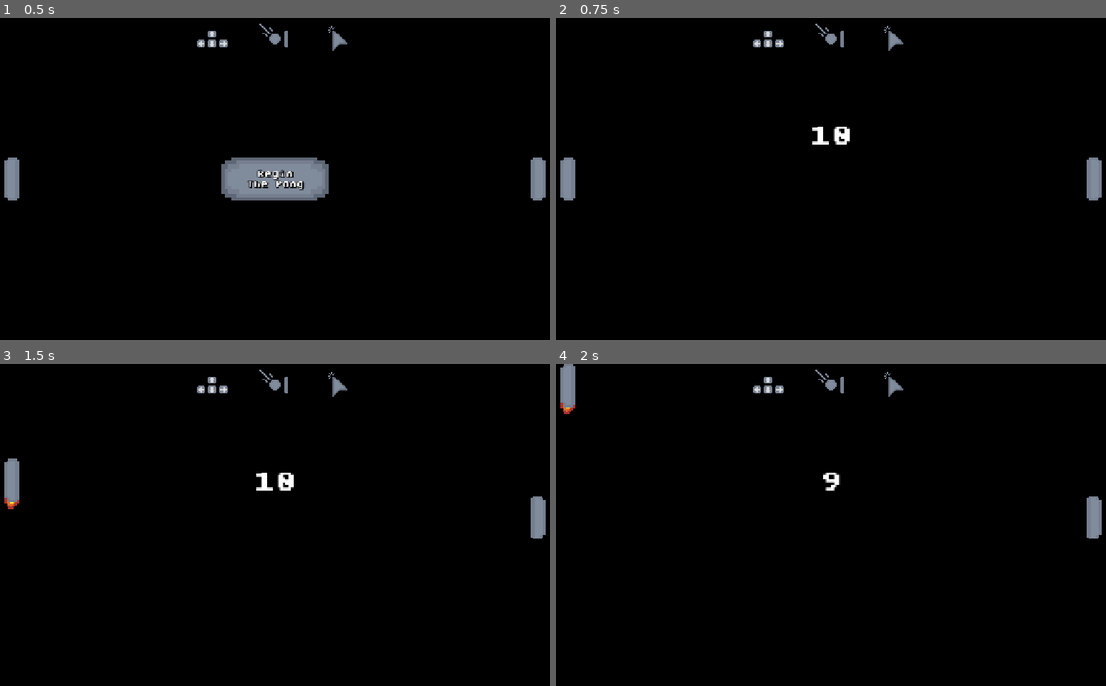
Above: before the commit, frames 1-4 (two rows, left to right).
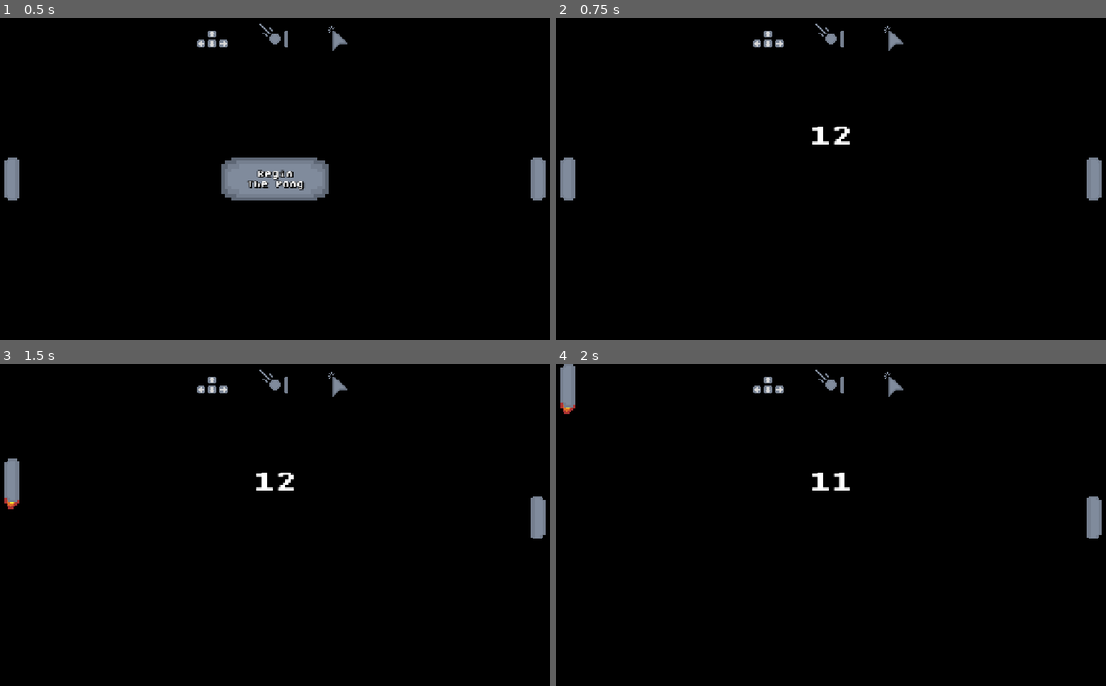
Above: after the commit, the same moments.

Repository: where-fore/pong
Game: Godot game, scene res://scenes/main.tscn
The game is run twice, just before and just after one commit, with the same random seed, the same clock (stepped at 60 frames per second) and the same inputs.
Inputs (mouse positions are in pixels of both pictures, inside the frame that each line leads up to):
- Up to frame 1 (0.5 s): no input
- Up to frame 2 (0.75 s): click "Begin The Pong" at 0.5 s
- Up to frame 3 (1.5 s): tap Enter (start_game) at 1.25, 1.35 s; move the mouse to (401, 508) at 1.27 s; hold E (move_up) from 1.28 s (still down)
- Up to frame 4 (2 s): keep holding E (move_up)

Frame 1 is identical in both runs. In frame 2, less than 0.1% of the frame differs, in the area x 50-54%, y 34-40%; in frame 3, less than 0.1%; in frame 4, 0.3%, in the area x 46-54%, y 33-40%.

Commit message:
still testing

Diff:
--- a/project/scripts/hud.gd
+++ b/project/scripts/hud.gd
@@ -11,7 +11,7 @@
 var pulse_scale_factor = 1.75
 
 
-var startup_timer = 10 #countdown to start the game
+var startup_timer = 12 #countdown to start the game
 
 # Called when the node enters the scene tree for the first time.
 func _ready() -> void:
